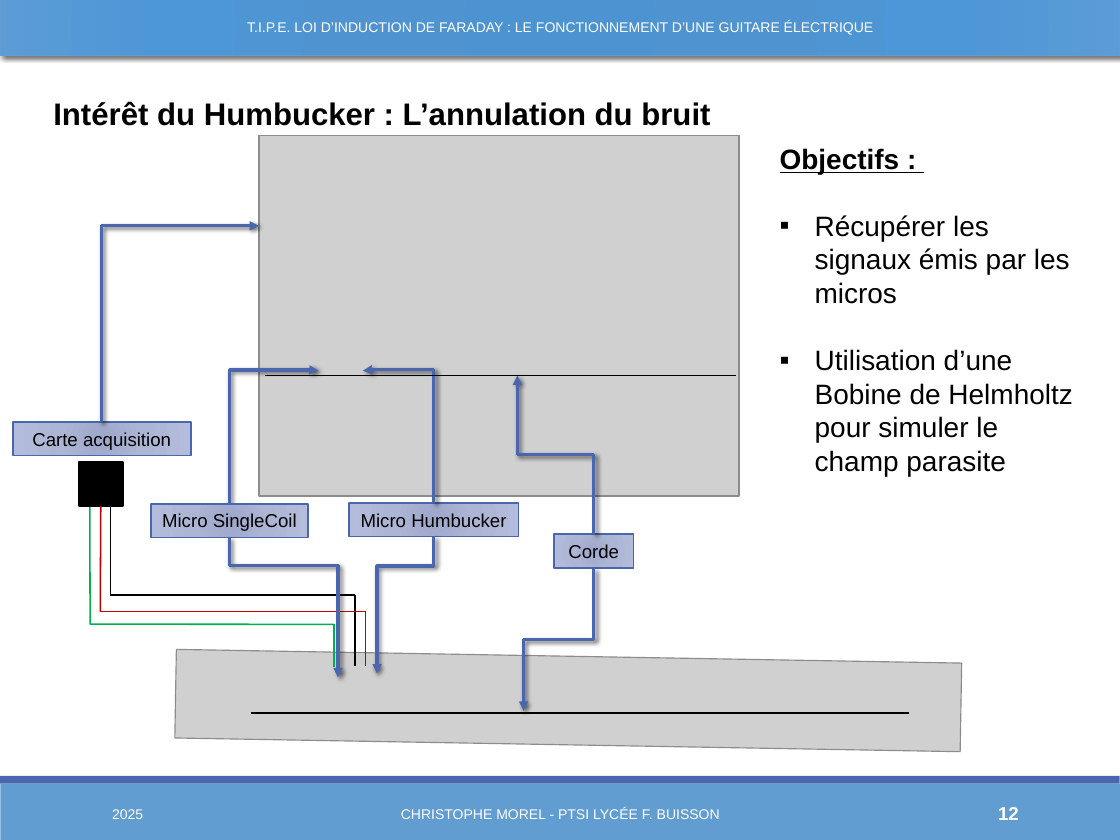
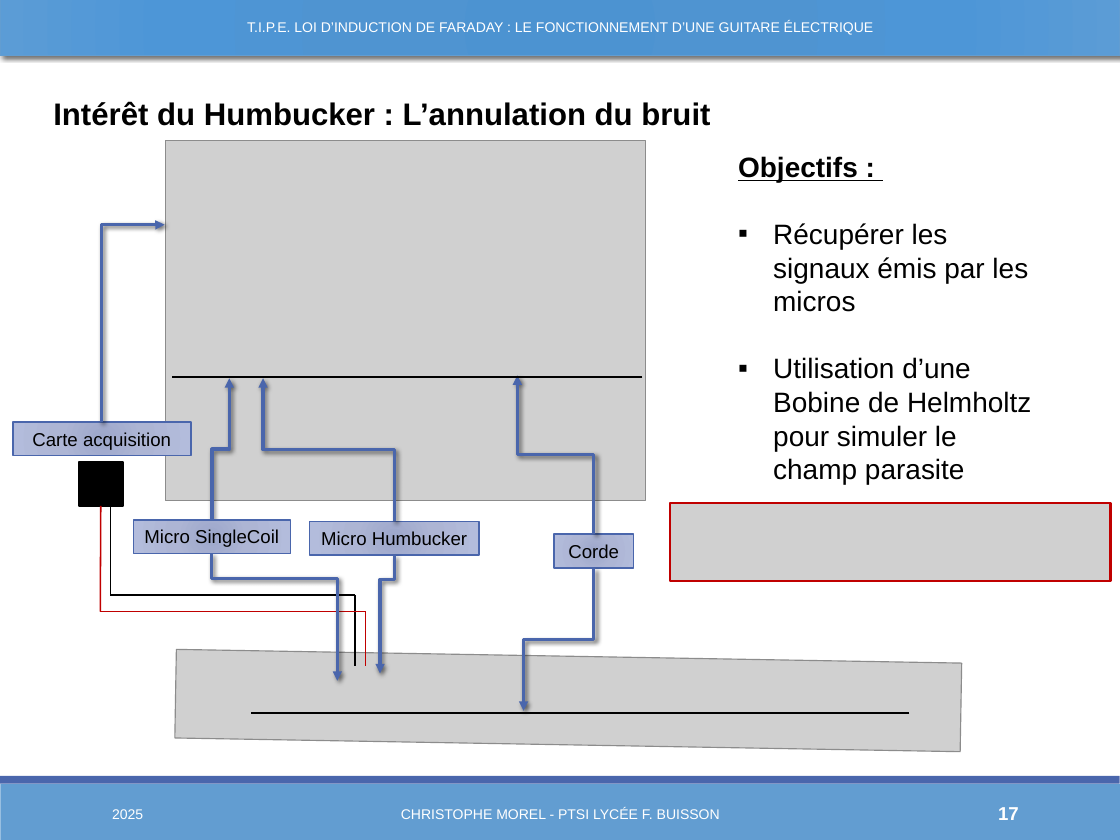
Before and after one commit to Chrismorel7/TIPE---Micro_guitare_elec, a slide deck: slide 17 of Views/Decembre.pptx (slide 12 before the commit). Drawn at 1120x840 pixels with LibreOffice and Linux fonts; fonts in the diff are those of the drawing; grey boxes stand for pictures. Boxes give left, top, right and bottom in pixels: in the first picture for what was removed or moved away, otherwise in the second. Text is boxed around its words. In the diff, an @@ line names an element or a change of style, - is before the commit and + after.

```diff
--- a/Views/Decembre.pptx
+++ b/Views/Decembre.pptx
@@ picture: place and size @@
-picture at (259,136,740,497)
+picture at (165,141,646,501)
@@ text "Objectifs :": place and size @@
-text "Objectifs :" at (780,148,1072,476)
+text "Objectifs :" at (738,156,1031,484)
@@ elbow arrow moved from (102, 422) - (259, 226) to (102, 422) - (165, 225) @@
@@ line moved from (736, 375) - (265, 375) to (643, 377) - (172, 377) @@
@@ elbow arrow moved from (230, 504) - (318, 371) to (212, 520) - (230, 379) @@
@@ elbow arrow moved from (433, 503) - (363, 371) to (394, 521) - (263, 379) @@
@@ line removed from (90, 496) to (90, 625) @@
@@ picture added at (670,503,1110,581) @@
@@ rectangle "Micro SingleCoil": place and size @@
-rectangle "Micro SingleCoil" at (151,504,308,538)
+rectangle "Micro SingleCoil" at (133,520,290,553)
@@ rectangle "Micro Humbucker": place and size @@
-rectangle "Micro Humbucker" at (348,503,519,536)
+rectangle "Micro Humbucker" at (309,521,479,554)
@@ elbow arrow moved from (230, 538) - (338, 678) to (212, 553) - (337, 681) @@
@@ elbow arrow moved from (433, 536) - (377, 673) to (394, 556) - (380, 673) @@
@@ line removed from (334, 624) to (90, 624) @@
@@ line removed from (334, 624) to (334, 668) @@
@@ page number at (998,807,1019,820): text changed @@
-12
+17
```
Also in this commit, not shown: 18 other slides changed, 6 slides added, 22 other files.
